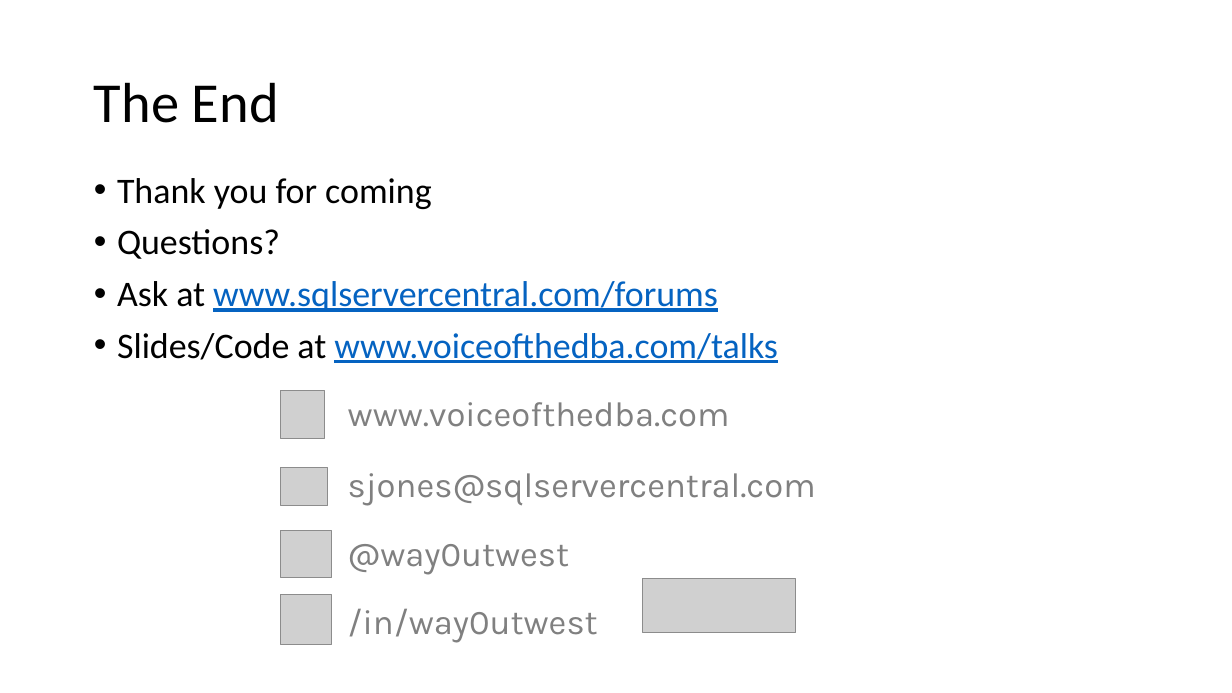
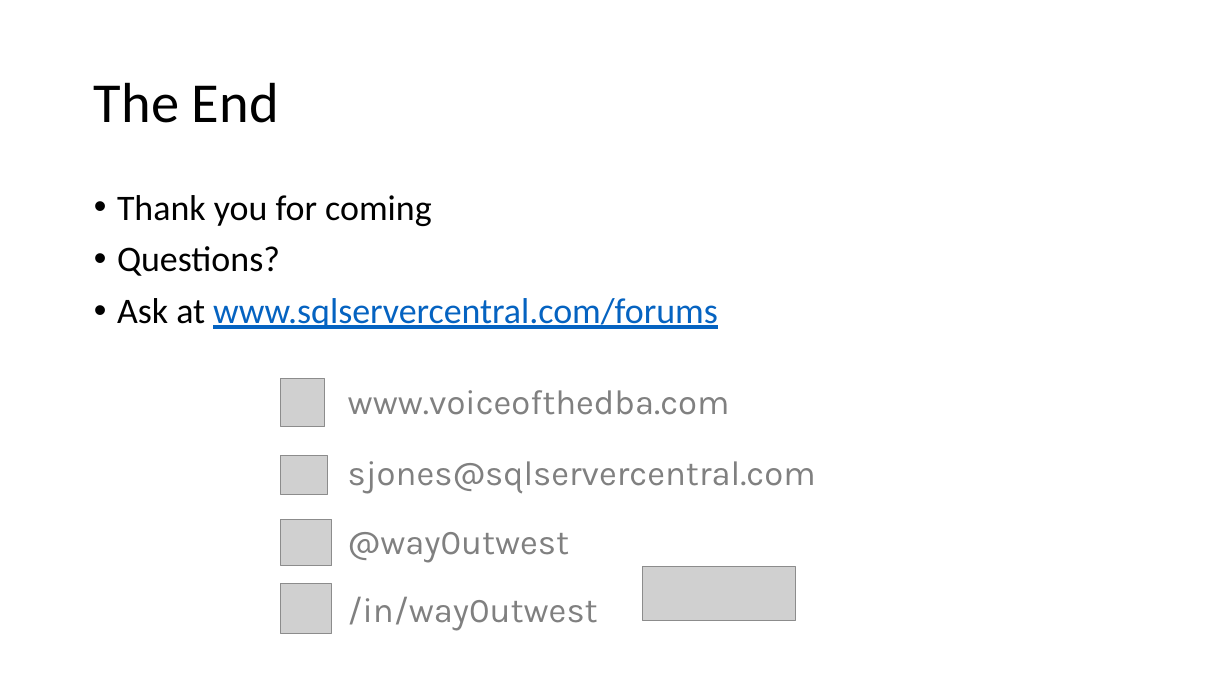
Before and after one commit to way0utwest/EndtoEndAlwaysEncrypted, a slide deck: slide 26 of EndtoEndAlwaysEncrypted.pptx. Drawn at 1232x693 pixels with LibreOffice and Linux fonts; fonts in the diff are those of the drawing; grey boxes stand for pictures. Boxes give left, top, right and bottom in pixels: in the first picture for what was removed or moved away, otherwise in the second. Text is boxed around its words. In the diff, an @@ line names an element or a change of style, - is before the commit and + after.

```diff
--- a/EndtoEndAlwaysEncrypted.pptx
+++ b/EndtoEndAlwaysEncrypted.pptx
@@ text "Thank you for coming" moved from (x1=117, y1=178, x2=778, y2=363) to (x1=117, y1=195, x2=718, y2=329) @@
@@ text at (x1=117, y1=333, x2=778, y2=363): paragraph removed @@
-• Slides/Code at www.voiceofthedba.com/talks
@@ 5 pictures, 4 texts moved together from (x1=281, y1=390, x2=816, y2=645) to (x1=281, y1=379, x2=816, y2=633) @@
```
Also in this commit, not shown: 1 other slide changed, 1 other file.
